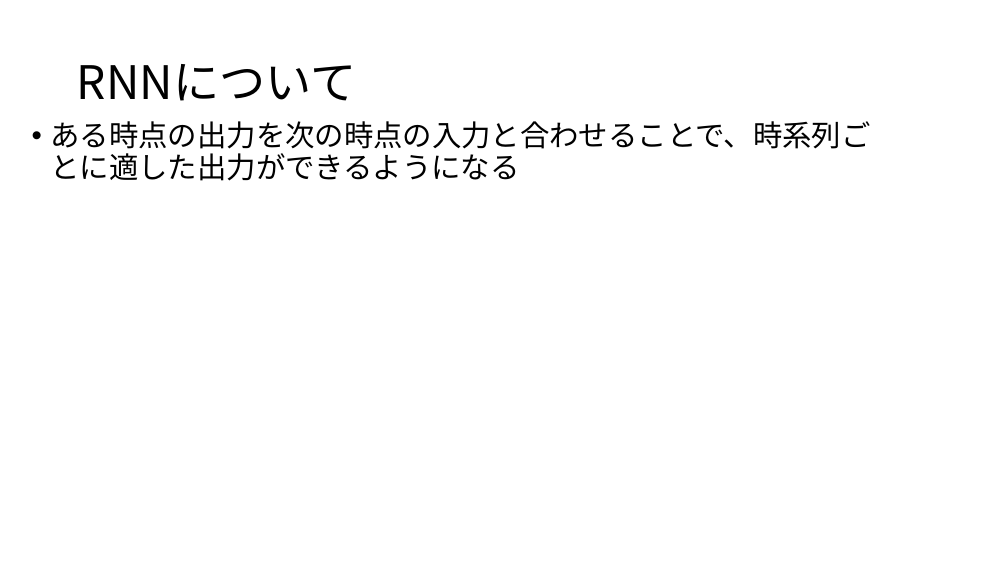
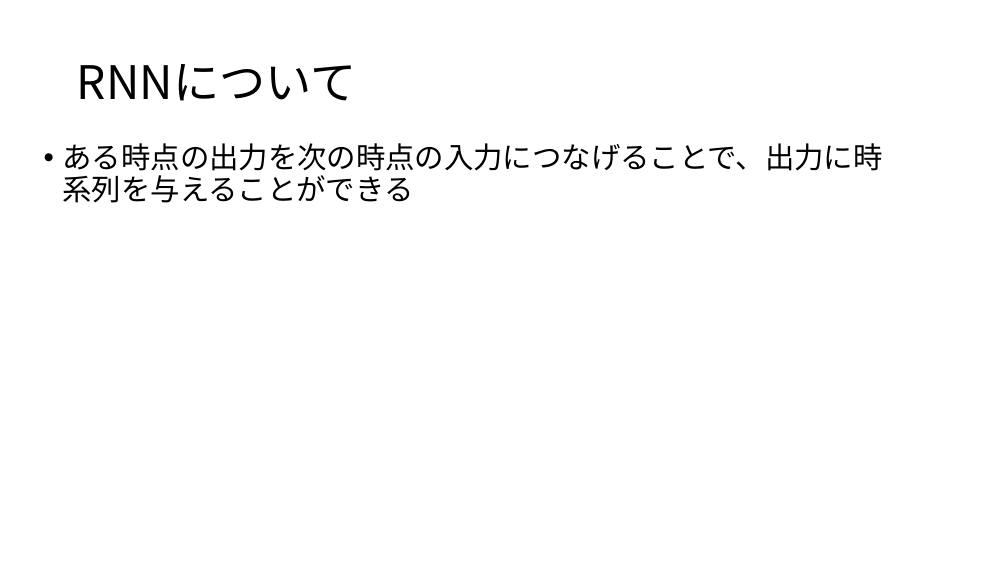
Before and after one commit to yoshitake266/bitComposer_prj, a slide deck: slide 10 of presentation/bit Composer.pptx. Drawn at 1008x567 pixels with LibreOffice and Linux fonts; fonts in the diff are those of the drawing. Boxes give left, top, right and bottom in pixels: in the first picture for what was removed or moved away, otherwise in the second. Text is boxed around its words. In the diff, an @@ line names an element or a change of style, - is before the commit and + after.

```diff
--- a/presentation/bit Composer.pptx
+++ b/presentation/bit Composer.pptx
@@ text at box(63, 143, 883, 203): text changed @@
-• ある時点の出力を次の時点の入力と合わせることで、時系列ごとに適した出力ができるようになる
+• ある時点の出力を次の時点の入力につなげることで、出力に時系列を与えることができる
```
Also in this commit, not shown: 4 other slides changed, 1 slide added, 1 other file.
